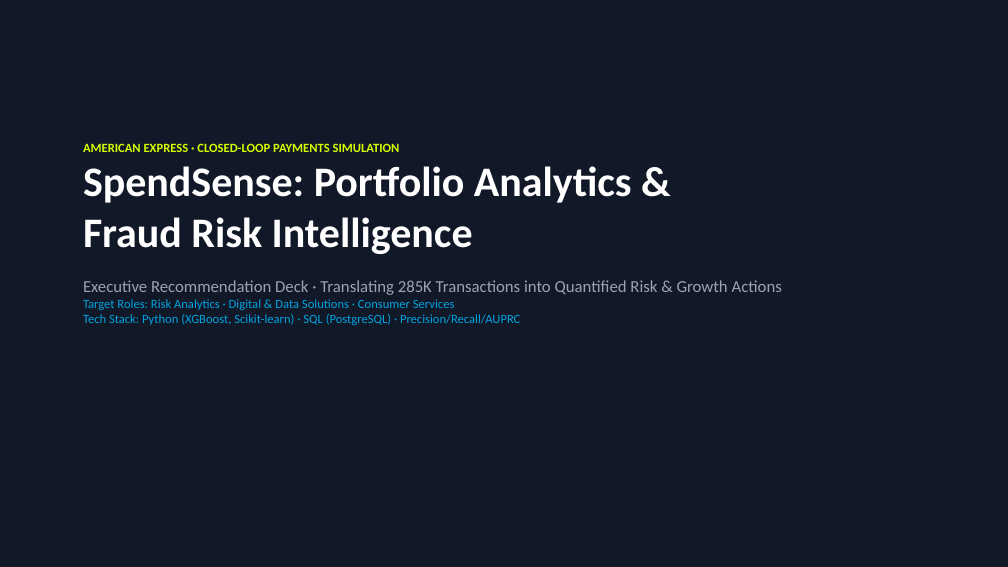
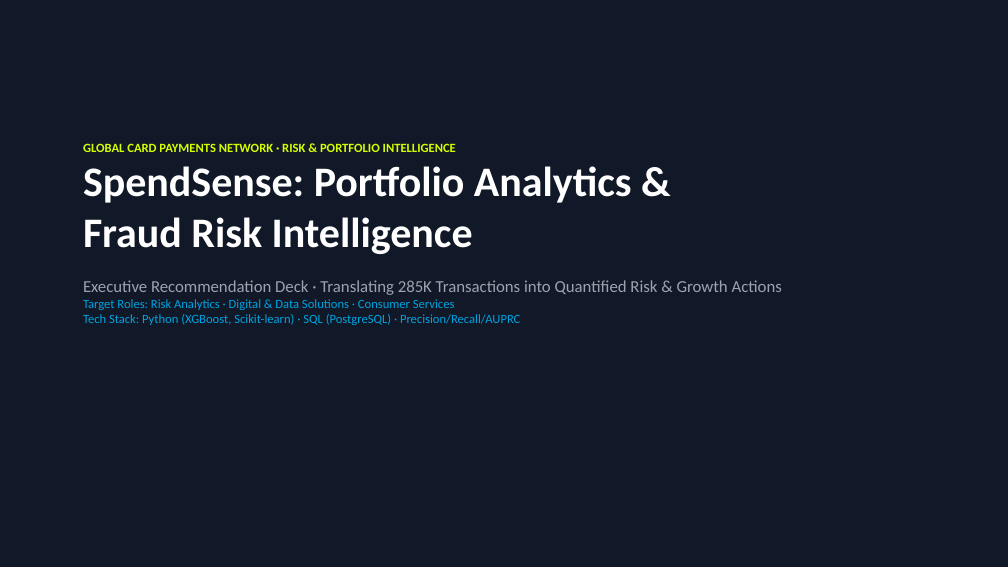
Before and after one commit to ameydongre10/SpendSense, a slide deck: slide 1 of deliverables/SpendSense_Recommendations.pptx. Drawn at 1008x567 pixels with LibreOffice and Linux fonts; fonts in the diff are those of the drawing. Boxes give left, top, right and bottom in pixels: in the first picture for what was removed or moved away, otherwise in the second. Text is boxed around its words. In the diff, an @@ line names an element or a change of style, - is before the commit and + after.

Commit message:
feat: neutralize branding to Global Card Payments Network, add interactive decision slider, live counter easing, anomaly search, and Render blueprint

```diff
--- a/deliverables/SpendSense_Recommendations.pptx
+++ b/deliverables/SpendSense_Recommendations.pptx
@@ text at (83,143,456,152): text changed @@
-AMERICAN EXPRESS · CLOSED-LOOP PAYMENTS SIMULATION
+GLOBAL CARD PAYMENTS NETWORK · RISK & PORTFOLIO INTELLIGENCE
```
Also in this commit, not shown: 1 other slide changed, 13 other files.
